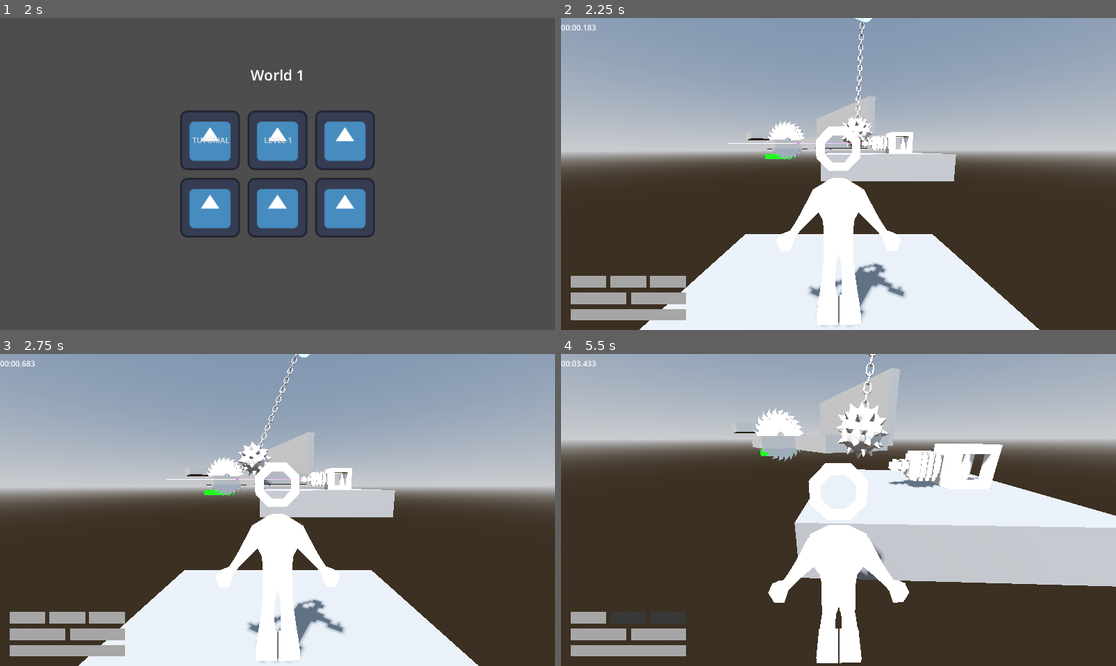
Above: before the commit, frames 1-4 (two rows, left to right).
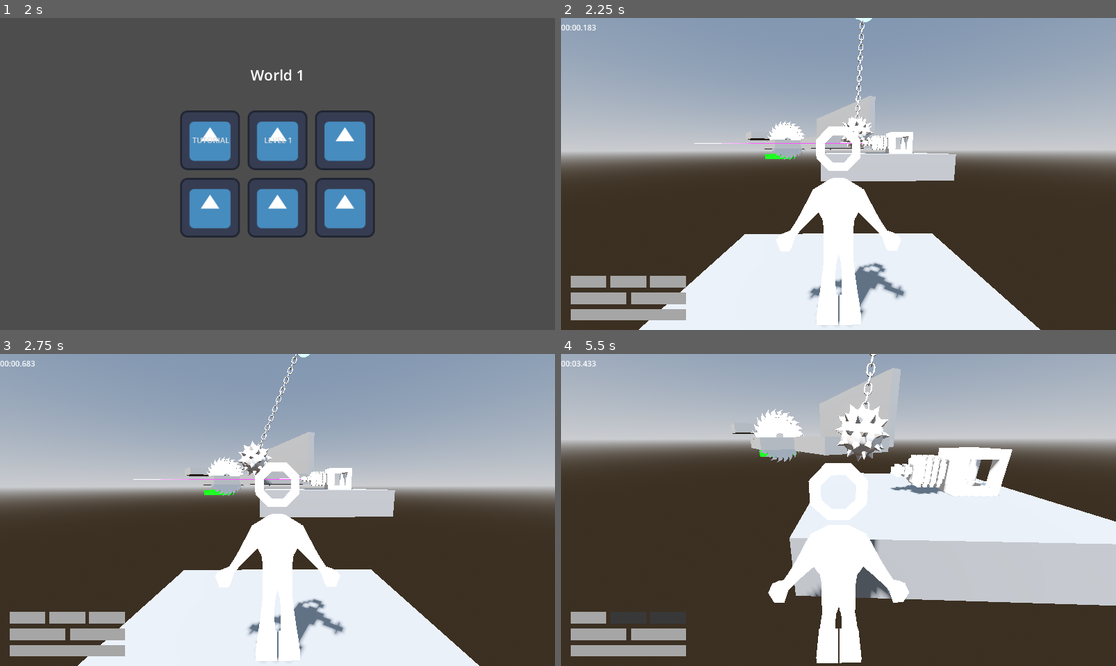
Above: after the commit, the same moments.

Repository: jpvds1/DDJD
Game: Godot game, scene res://scenes/game_controller.tscn
Same seed, same stepped clock (60 frames per second), same inputs: the game is played once before the commit and once after it. The engine's default icon, where the game draws it, is replaced by a stand-in: a white triangle on a blue panel in a dark square.
Inputs (mouse positions are in pixels of both pictures, inside the frame that each line leads up to):
- Up to frame 1 (2 s): click "Continue as Guest" at 0.5 s; click "Play" at 1.25 s
- Up to frame 2 (2.25 s): click "LEVEL 1" at 2 s
- Up to frame 3 (2.75 s): no input
- Up to frame 4 (5.5 s): move the mouse to (866, 510) at 2.77 s; hold W (move_forwards) from 2.78 s (still down); tap Q (dash) at 2.85, 4.35 s; tap Space (jump) at 3.02, 3.77, 5.27 s; move the mouse to (810, 510) at 3.52 s; tap Shift (sprint) at 3.6, 5.1 s; move the mouse to (849, 503) at 4.27 s; move the mouse to (832, 516) at 5.02 s

Frame 1 is identical in both runs. In frame 2, 0.4% of the frame differs, in the area x 14-87%, y 0-100%; in frame 3, 0.4%; in frame 4, 8.2%, in the area x 30-100%, y 0-81%.

Commit message:
feat(player): update hitbox

Diff:
--- a/platformer-game/scenes/player/capsule_character.tscn
+++ b/platformer-game/scenes/player/capsule_character.tscn
@@ -5,8 +5,7 @@
 [ext_resource type="PackedScene" uid="uid://bdxbggyj7eerk" path="res://assets/models/player.glb" id="2_x7pql"]
 
 [sub_resource type="CapsuleShape3D" id="CapsuleShape3D_x7pql"]
-radius = 0.7
-height = 2.5166383
+height = 2.5311584
 
 [sub_resource type="Animation" id="Animation_5ji0x"]
 length = 0.001
@@ -80,8 +79,8 @@
 [node name="CharacterBody3D" type="CharacterBody3D" unique_id=1782536310]
 script = ExtResource("1_5ji0x")
 
-[node name="CollisionShape3D" type="CollisionShape3D" parent="." unique_id=1754709375]
-transform = Transform3D(1, 0, 0, 0, 1, 0, 0, 0, 1, 0, 1.2413388, -0.090144426)
+[node name="Hitbox" type="CollisionShape3D" parent="." unique_id=1754709375]
+transform = Transform3D(1, 0, 0, 0, 1, 0, 0, 0, 1, 0, 1.2579776, 0)
 shape = SubResource("CapsuleShape3D_x7pql")
 
 [node name="Visuals" type="Node3D" parent="." unique_id=984137525]
